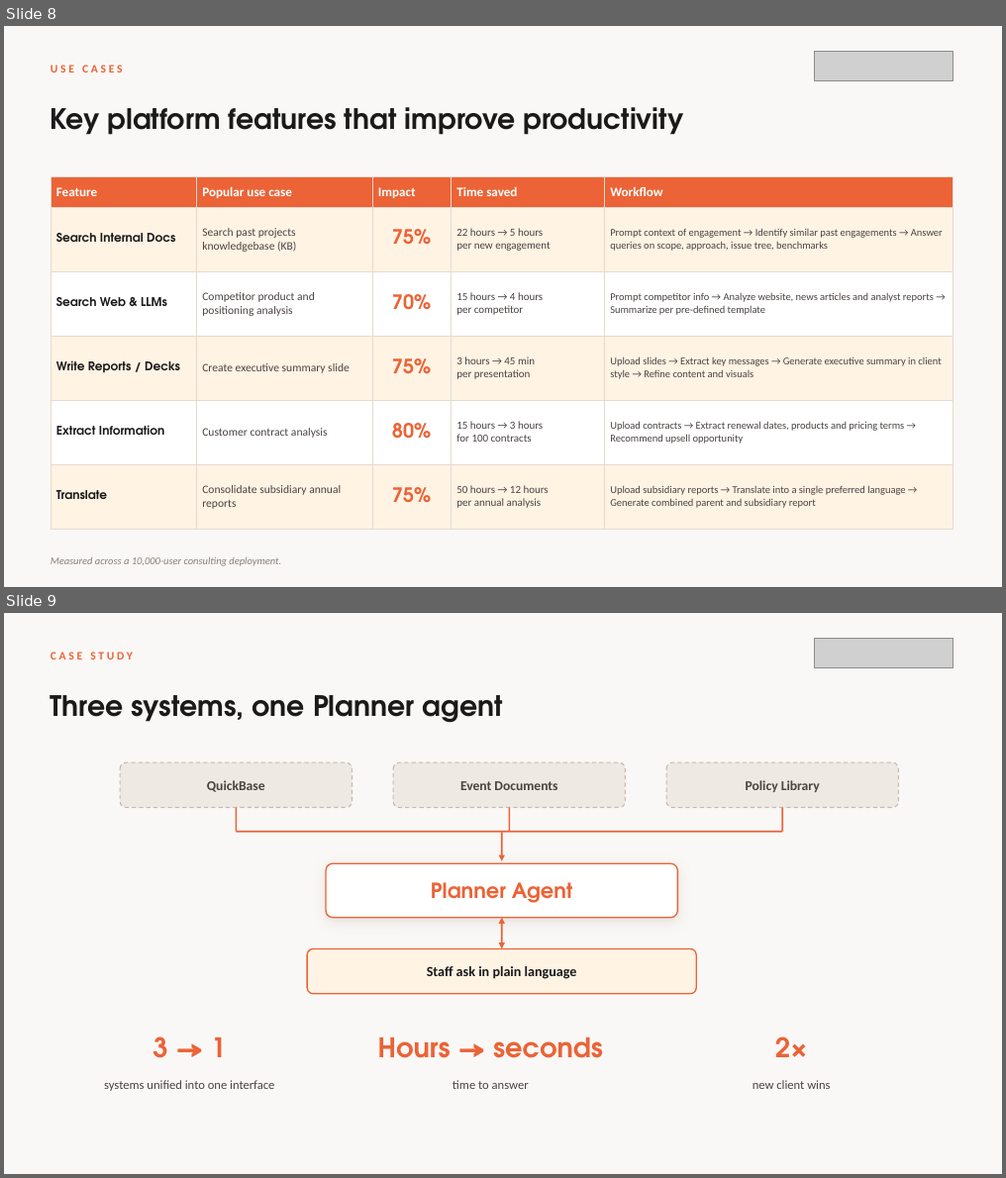
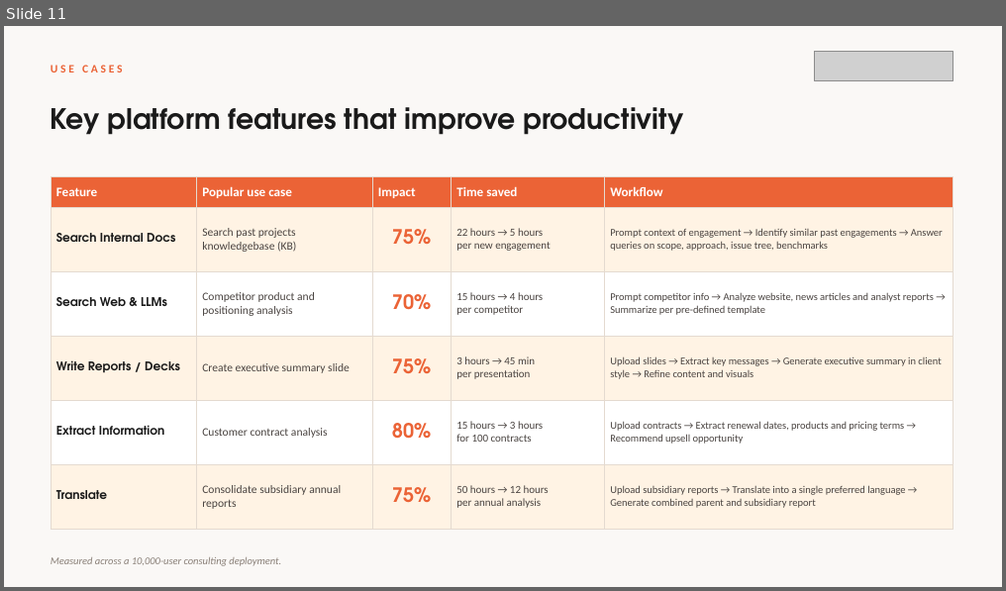
Before and after one commit to dash1133/PortcoAITransformation, a slide deck: deck/InfinitePossibilities-PortCo-AI.pptx. Shown one above the other, each under a label of ours: slides 8 and 9 before the commit, slide 11 after it. The pictures are 1006x1178 and 1006x591 pixels, drawn with LibreOffice and Linux fonts; fonts in the diff are those of the drawing; grey boxes stand for pictures. Boxes give left, top, right and bottom in pixels: in the first picture for what was removed or moved away, otherwise in the second. Text is boxed around its words. In the diff, an @@ line names an element or a change of style, - is before the commit and + after.

```diff
--- a/deck/InfinitePossibilities-PortCo-AI.pptx
+++ b/deck/InfinitePossibilities-PortCo-AI.pptx
@@ slide 9 removed at <box>4,613,1002,1174</box>, background #FAF8F6 @@
@@ picture removed at <box>815,639,953,667</box> @@
@@ text removed at <box>51,652,133,660</box> @@
-CASE STUDY
@@ text removed at <box>51,695,503,723</box> @@
-Three systems, one Planner agent
@@ rounded rectangle removed at <box>120,762,352,808</box> @@
@@ text removed at <box>207,780,265,792</box> @@
-QuickBase
@@ rounded rectangle removed at <box>393,762,626,808</box> @@
@@ text removed at <box>460,781,557,790</box> @@
-Event Documents
@@ rounded rectangle removed at <box>666,762,899,808</box> @@
@@ text removed at <box>746,780,820,792</box> @@
-Policy Library
@@ line removed from (236, 808) to (236, 832) @@
@@ line removed from (509, 808) to (509, 832) @@
@@ line removed from (782, 808) to (782, 832) @@
@@ line removed from (236, 832) to (782, 832) @@
@@ arrow removed from (502, 832) to (502, 861) @@
@@ rounded rectangle removed at <box>326,863,678,918</box> @@
@@ text removed at <box>431,882,572,903</box> @@
-Planner Agent
@@ double arrow removed from (502, 918) to (502, 950) @@
@@ rounded rectangle removed at <box>307,950,696,994</box> @@
@@ text removed at <box>427,966,577,979</box> @@
-Staff ask in plain language
@@ text removed at <box>152,1037,226,1059</box> @@
-3 → 1
@@ text removed at <box>378,1038,603,1059</box> @@
-Hours → seconds
@@ text removed at <box>775,1037,808,1058</box> @@
-2×
@@ text removed at <box>104,1080,274,1091</box> @@
-systems unified into one interface
@@ text removed at <box>452,1080,529,1089</box> @@
-time to answer
@@ text removed at <box>752,1080,830,1089</box> @@
-new client wins
@@ what was slide 8 is now slide 11 @@
```
Also in this commit, not shown: 2 slides added, 6 other files.
